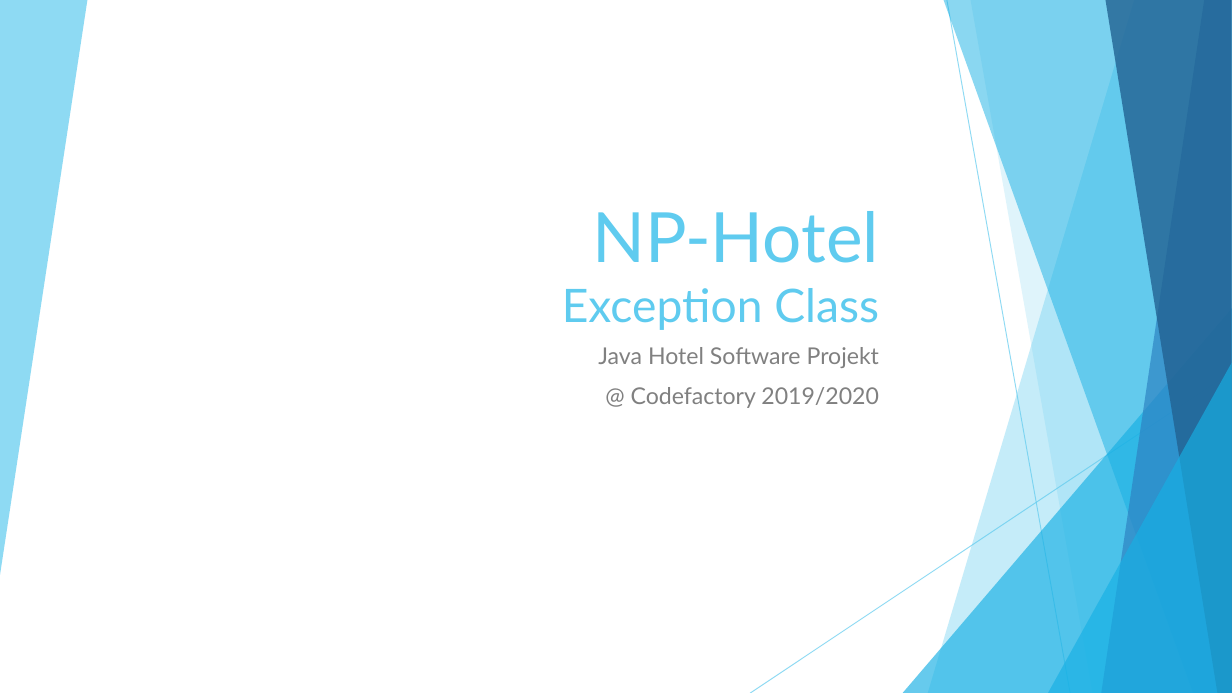
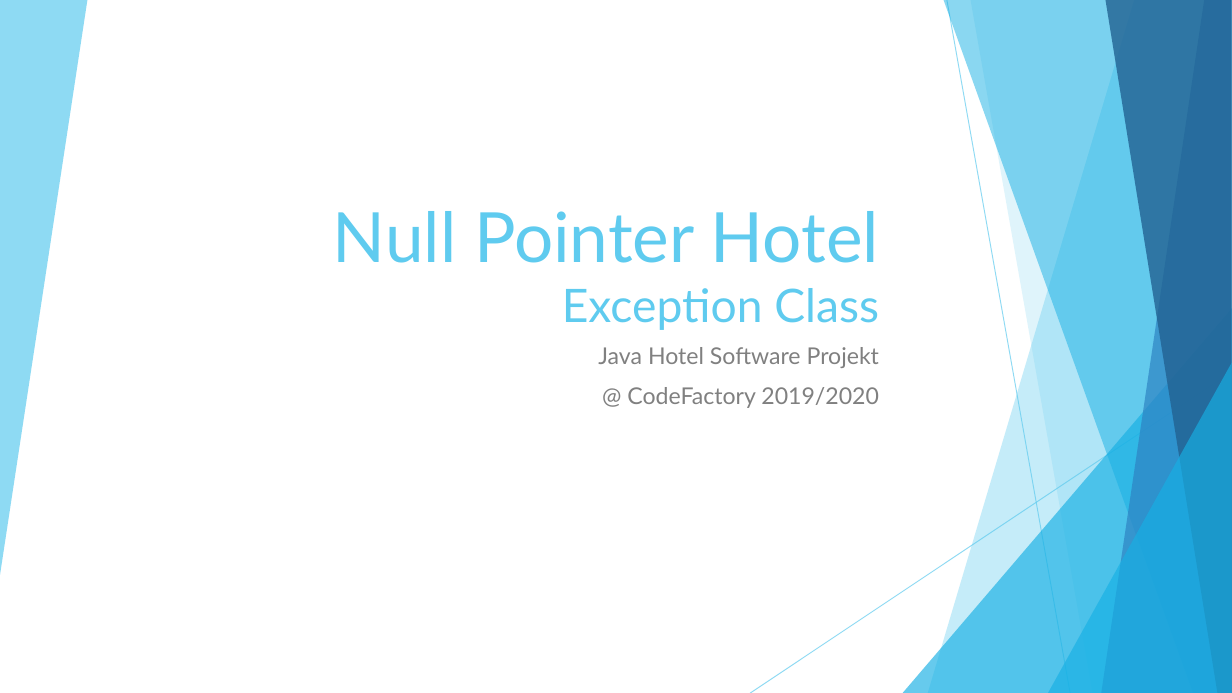
Before and after one commit to CodeFactoryWien/WF-Java-04, a slide deck: slide 1 of NullPointerHotel.pptx. Drawn at 1232x693 pixels with LibreOffice and Linux fonts; fonts in the diff are those of the drawing. Boxes give left, top, right and bottom in pixels: in the first picture for what was removed or moved away, otherwise in the second. Text is boxed around its words. In the diff, an @@ line names an element or a change of style, - is before the commit and + after.

```diff
--- a/NullPointerHotel.pptx
+++ b/NullPointerHotel.pptx
@@ title at (333,211,879,330): text changed; size 36 to 54 pt @@
-NP-Hotel
-Exception Class
+Null Pointer Hotel
+Exception Class
@@ subtitle at (627,387,879,408): text changed @@
-@ Codefactory 2019/2020
+@ CodeFactory 2019/2020
```
Also in this commit, not shown: 5 other slides changed, 1 slide added.
